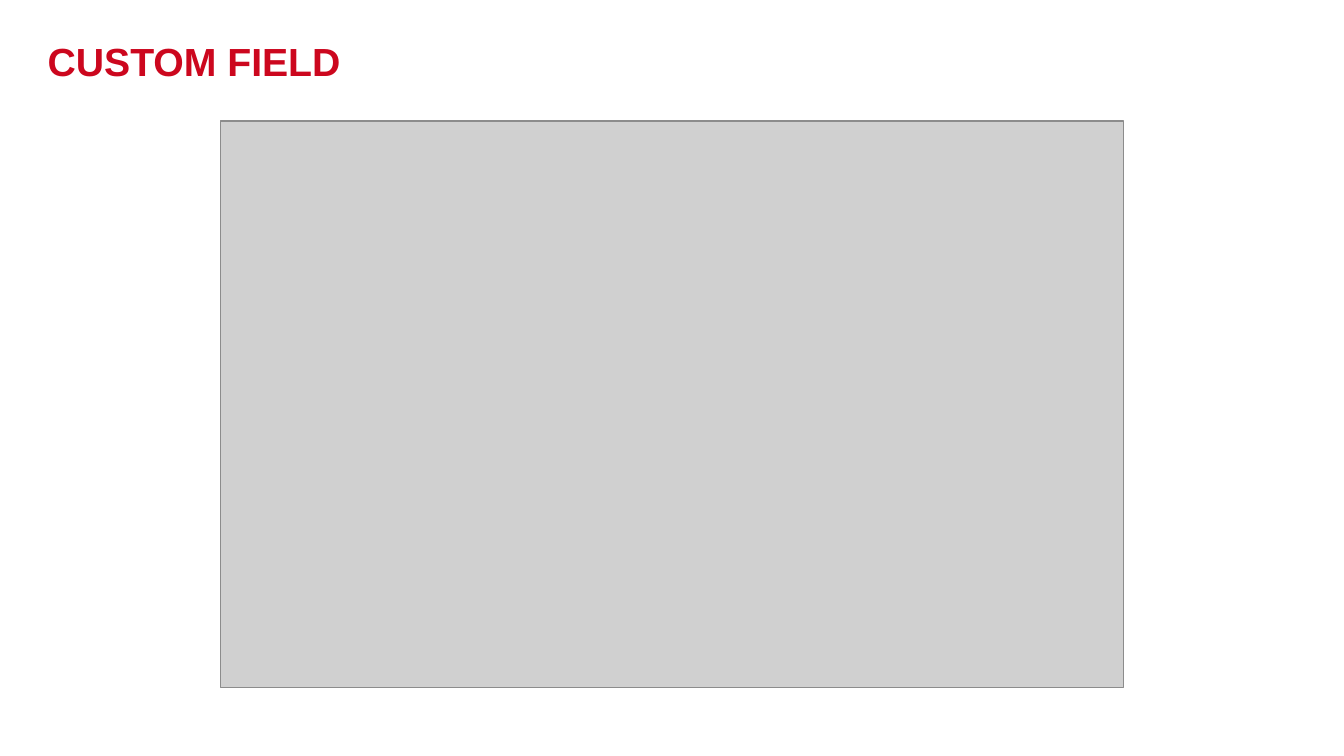
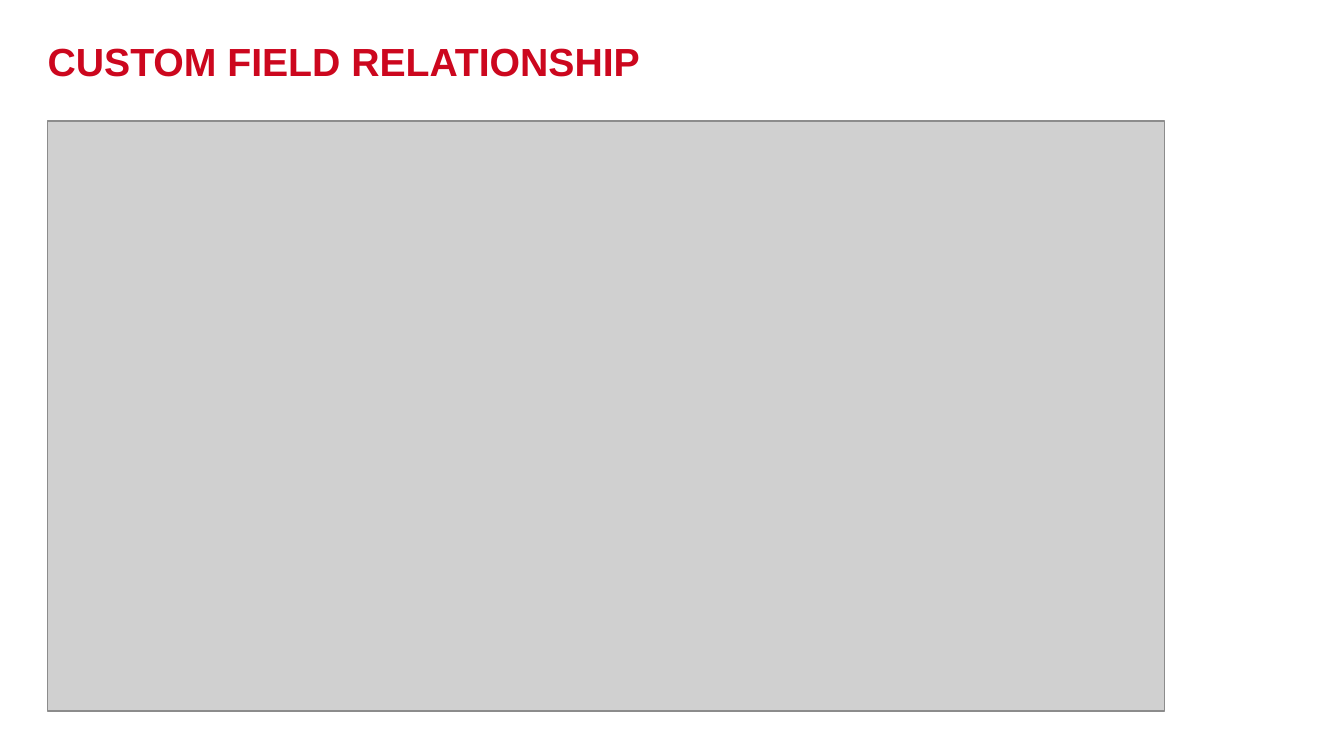
Before and after one commit to phmquan/YPP4-QuanPhan, a slide deck: slide 38 of SQL_Query/Trello_Query/TrelloPresentation.pptx (slide 35 before the commit). Drawn at 1344x756 pixels with LibreOffice and Linux fonts; fonts in the diff are those of the drawing; grey boxes stand for pictures; background and template pictures are left out. Boxes give left, top, right and bottom in pixels: in the first picture for what was removed or moved away, otherwise in the second. Text is boxed around its words. In the diff, an @@ line names an element or a change of style, - is before the commit and + after.

Commit message:
Update Slide and Relationship

```diff
--- a/SQL_Query/Trello_Query/TrelloPresentation.pptx
+++ b/SQL_Query/Trello_Query/TrelloPresentation.pptx
@@ title at bbox=[48, 48, 639, 77]: text changed @@
-CUSTOM FIELD
+CUSTOM FIELD RELATIONSHIP
@@ picture: place and size @@
-picture at bbox=[221, 121, 1123, 688]
+picture at bbox=[47, 121, 1165, 711]
```
Also in this commit, not shown: 8 other slides changed, 6 slides added, 2 slides removed.
